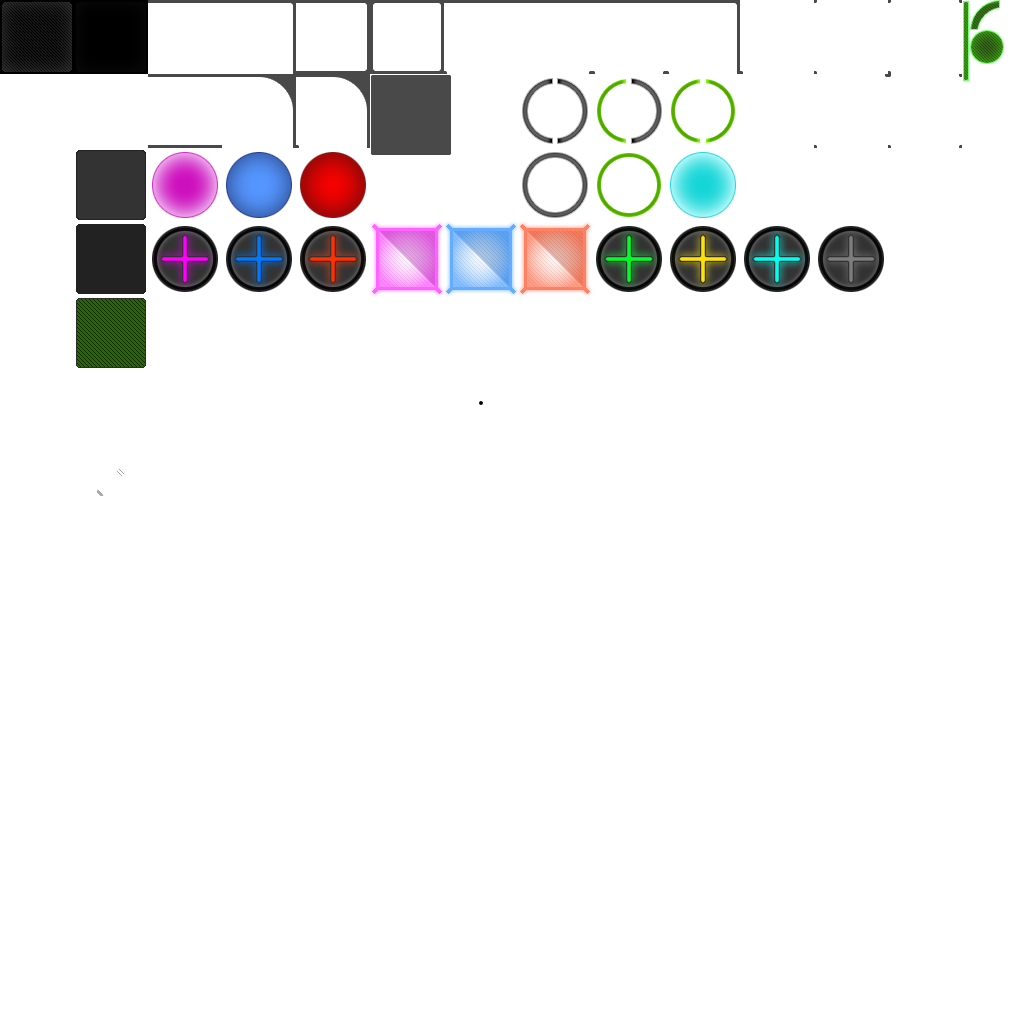
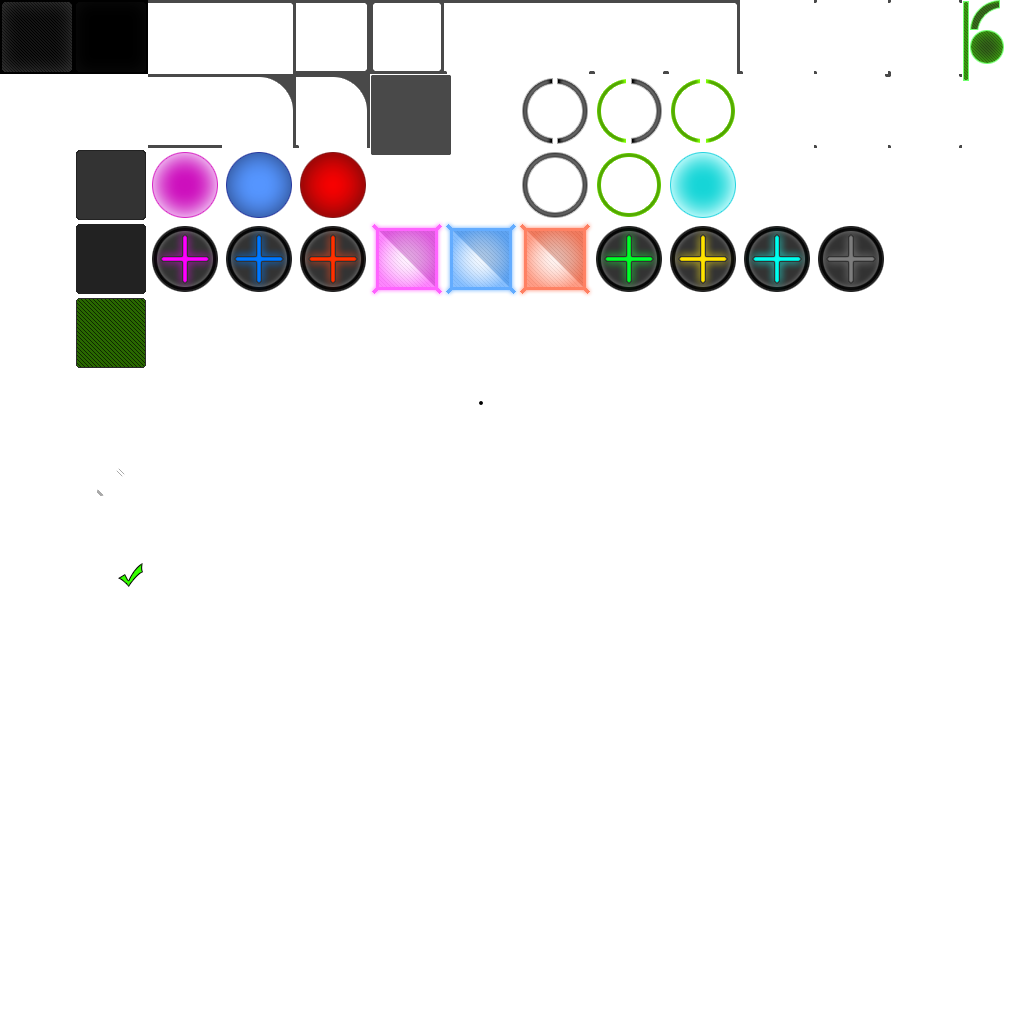
The second 1024 x 1024 image is a revision of the first. Changes to its layers:
added layer "Layer 66" above "Layer 46" over [118, 563, 143, 587]
